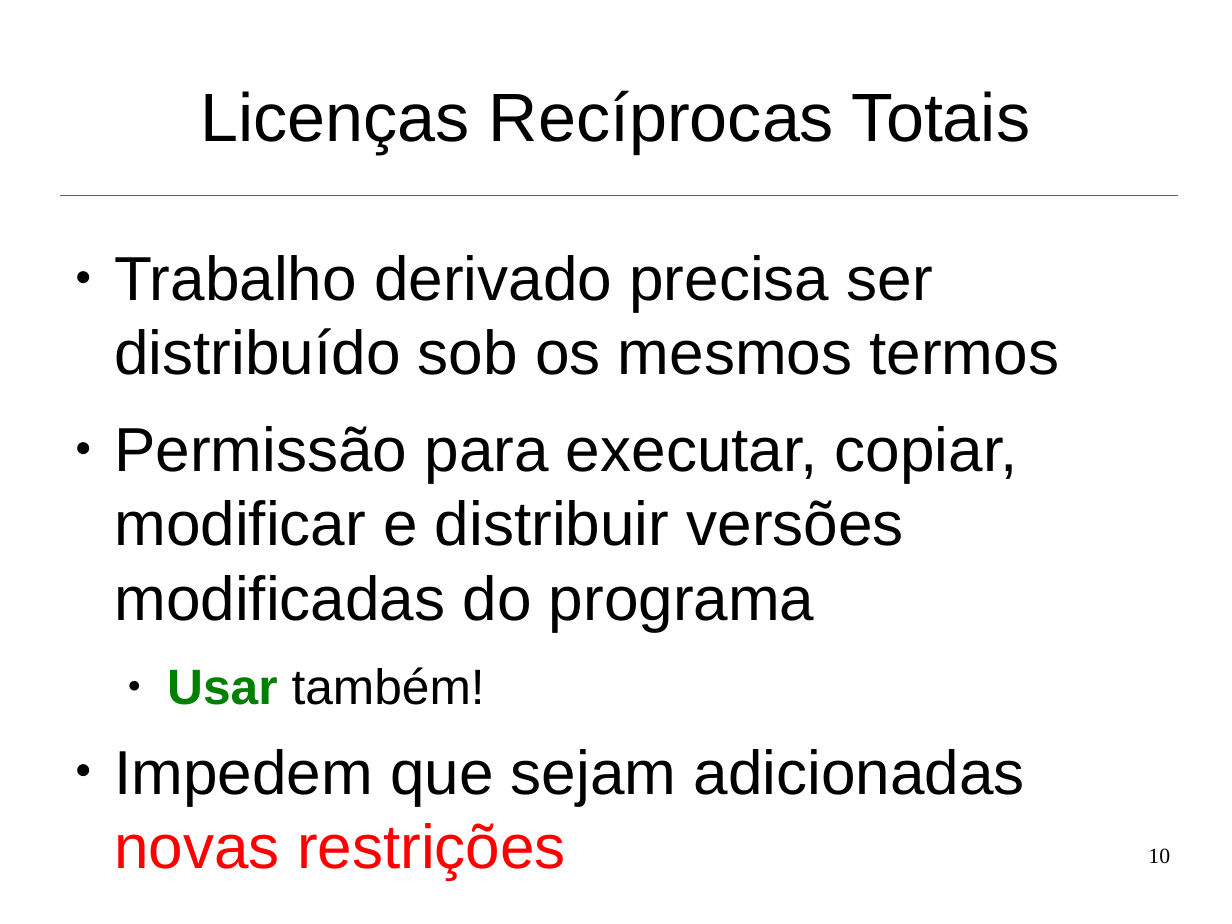
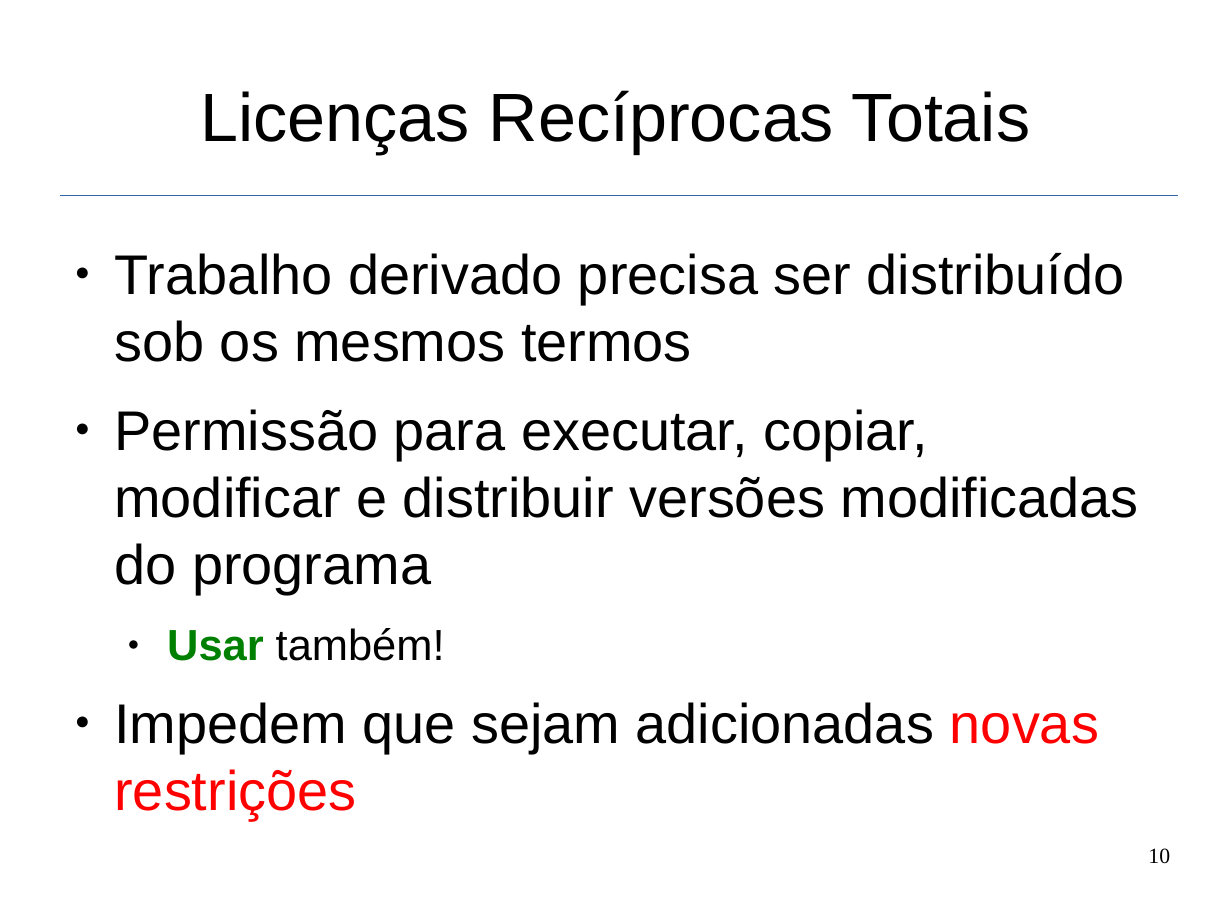
Before and after one commit to fernandocastor/aulas_floss, a slide deck: slide 10 of 09_Licencas/10_licencas.odp. Drawn at 1232x924 pixels with LibreOffice and Linux fonts; fonts in the diff are those of the drawing. Boxes give left, top, right and bottom in pixels: in the first picture for what was removed or moved away, otherwise in the second. Text is boxed around its words. In the diff, an @@ line names an element or a change of style, - is before the commit and + after.

```diff
--- a/09_Licencas/10_licencas.odp
+++ b/09_Licencas/10_licencas.odp
@@ text "Trabalho derivado precisa ser distribuído ..." at <box>114,253,1139,820</box>: size 40 to 36 pt; size 32 to 28 pt in "Usar também!" @@
```
Also in this commit, not shown: 10 other slides changed, 1 slide added.
